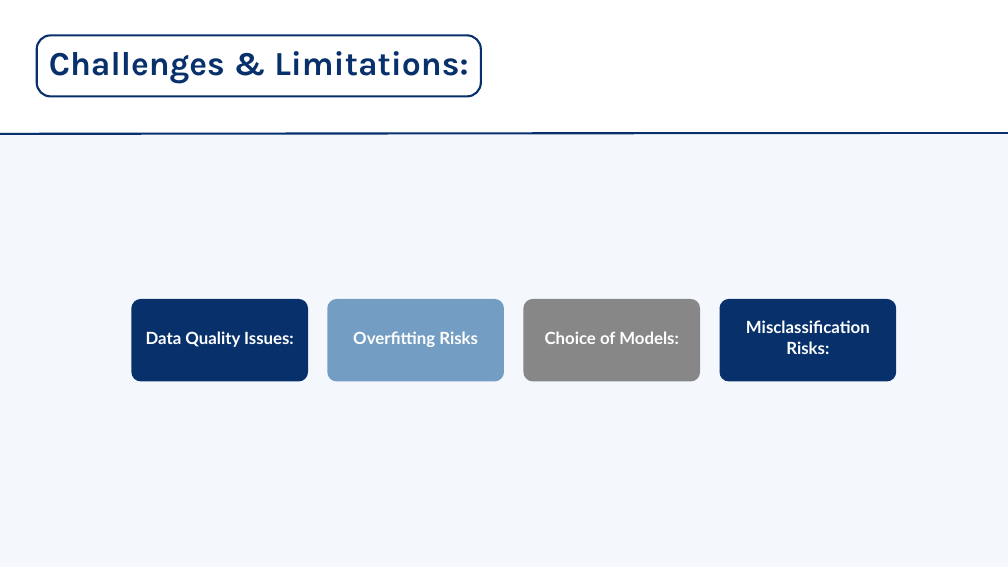
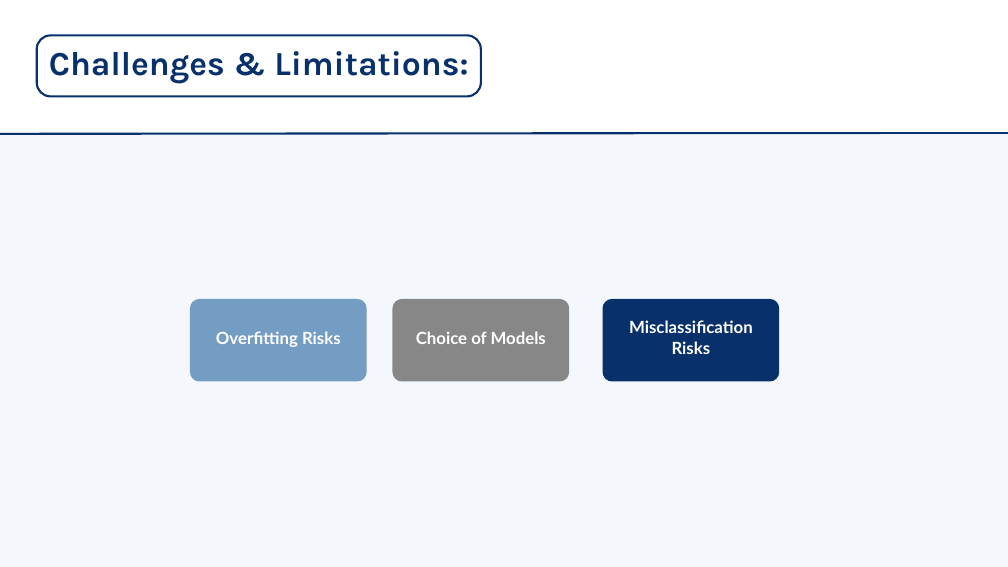
Before and after one commit to mehdhar-saggaf/NLP-news-classification-fake-real-, a slide deck: slide 21 of NLP_project/NLP-news-classification-fake-real/presentation/NLP-news-classification-fake-real.pptx. Drawn at 1008x567 pixels with LibreOffice and Linux fonts; fonts in the diff are those of the drawing. Boxes give left, top, right and bottom in pixels: in the first picture for what was removed or moved away, otherwise in the second. Text is boxed around its words. In the diff, an @@ line names an element or a change of style, - is before the commit and + after.

```diff
--- a/NLP_project/NLP-news-classification-fake-real/presentation/NLP-news-classification-fake-real.pptx
+++ b/NLP_project/NLP-news-classification-fake-real/presentation/NLP-news-classification-fake-real.pptx
@@ freeform shape removed at (x1=132, y1=299, x2=308, y2=382) @@
@@ text "Overfitting Risks" moved from (x1=353, y1=331, x2=478, y2=347) to (x1=216, y1=331, x2=341, y2=347) @@
@@ freeform shape moved from (x1=327, y1=299, x2=504, y2=382) to (x1=190, y1=299, x2=367, y2=382) @@
@@ freeform shape moved from (x1=524, y1=299, x2=701, y2=382) to (x1=393, y1=299, x2=570, y2=382) @@
@@ freeform shape moved from (x1=720, y1=299, x2=897, y2=382) to (x1=603, y1=299, x2=780, y2=382) @@
@@ text at (x1=629, y1=320, x2=753, y2=354): text changed @@
-Misclassification Risks:
+Misclassification Risks
@@ text removed at (x1=146, y1=331, x2=294, y2=347) @@
-Data Quality Issues:
@@ text at (x1=416, y1=331, x2=546, y2=344): text changed @@
-Choice of Models:
+Choice of Models
```
Also in this commit, not shown: 3 other slides changed, 1 slide added.
